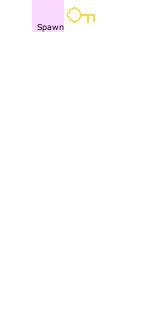
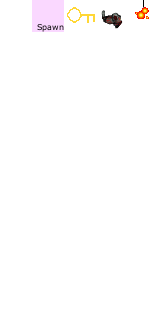
Revision of a layered 160×320 image; what changed, layer by layer:
painted on "Object" over [101, 0, 149, 29]
